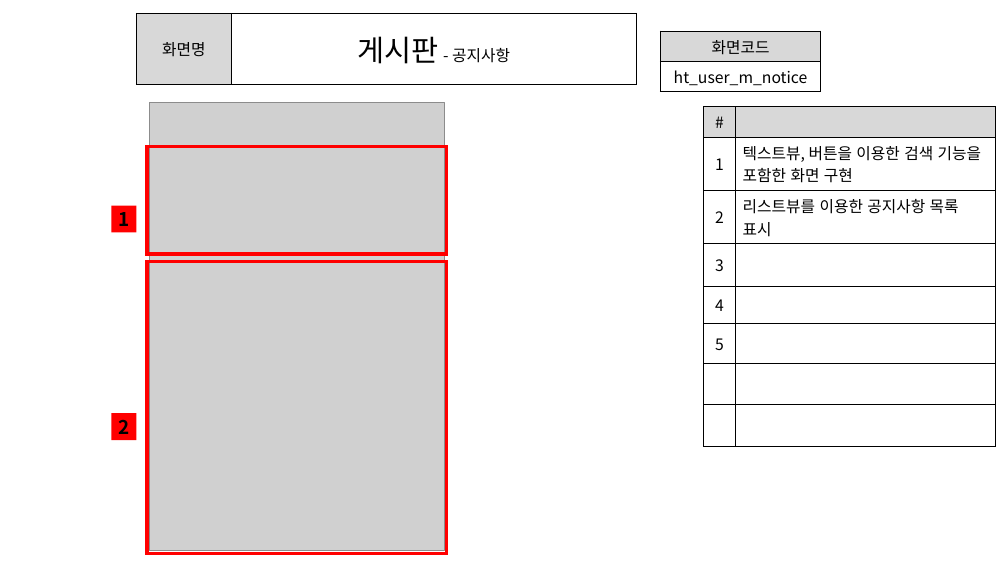
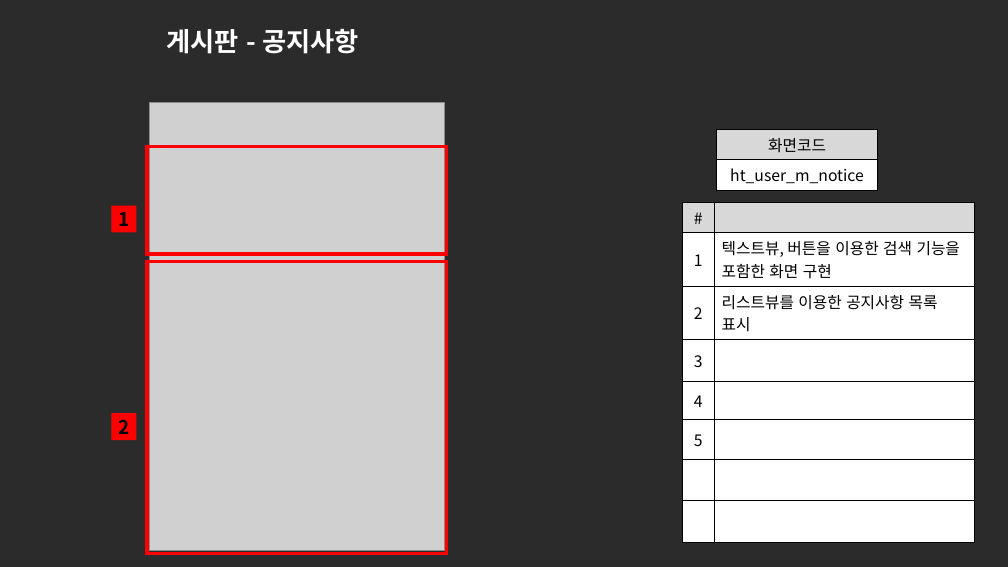
Before and after one commit to ezenteam2/e-Zone, a slide deck: slide 4 of 0 발표용 파워포인트/0403 1차발표/0403 project05 - 파워포인트 - 현태.pptx. Drawn at 1008x567 pixels with LibreOffice and Linux fonts; fonts in the diff are those of the drawing; grey boxes stand for pictures; background and template pictures are left out; a plain dark background stands for a picture behind light text. Boxes give left, top, right and bottom in pixels: in the first picture for what was removed or moved away, otherwise in the second. Text is boxed around its words. In the diff, an @@ line names an element or a change of style, - is before the commit and + after.

```diff
--- a/0 발표용 파워포인트/0403 1차발표/0403 project05 - 파워포인트 - 현태.pptx
+++ b/0 발표용 파워포인트/0403 1차발표/0403 project05 - 파워포인트 - 현태.pptx
@@ background #FFFFFF to picture (left out) @@
@@ table removed at (x1=136, y1=14, x2=636, y2=85), 1 rows, 2 columns @@
-화면명 | 게시판 - 공지사항
@@ title added at (x1=167, y1=29, x2=358, y2=54), 25 pt, text #FFFFFF, bold @@
+게시판 - 공지사항
@@ table moved from (x1=660, y1=31, x2=821, y2=90) to (x1=717, y1=129, x2=878, y2=188) @@
@@ table moved from (x1=704, y1=107, x2=996, y2=427) to (x1=683, y1=203, x2=975, y2=523) @@
@@ rectangle added at (x1=870, y1=486, x2=885, y2=501), fill #48C0DC @@
@@ rectangle added at (x1=870, y1=501, x2=885, y2=516), fill #194B57 @@
```
Also in this commit, not shown: 19 other slides changed.
